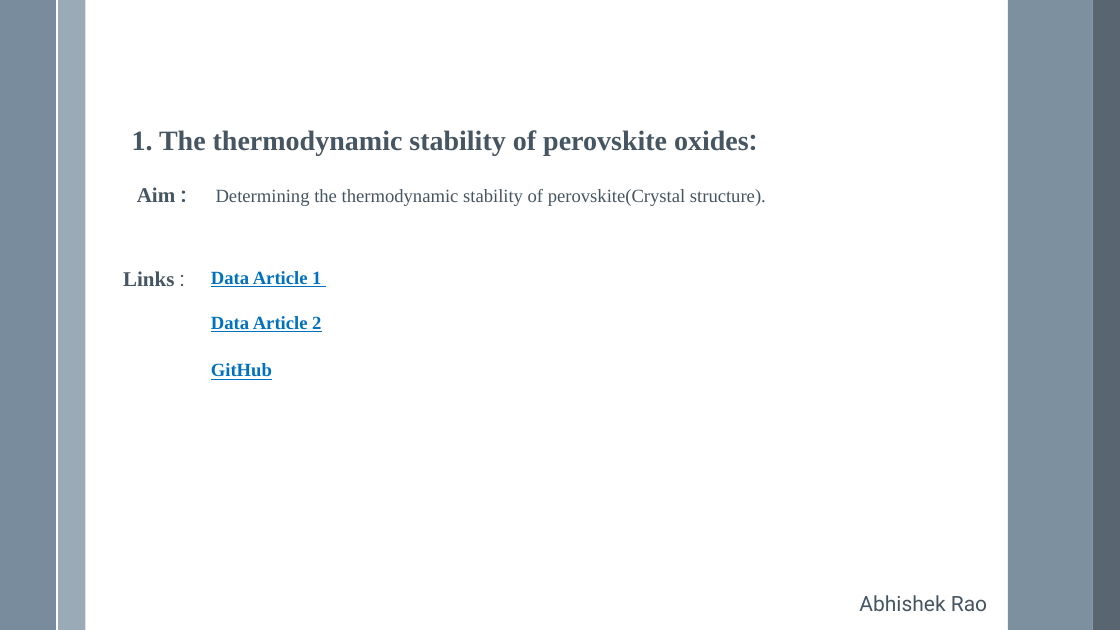
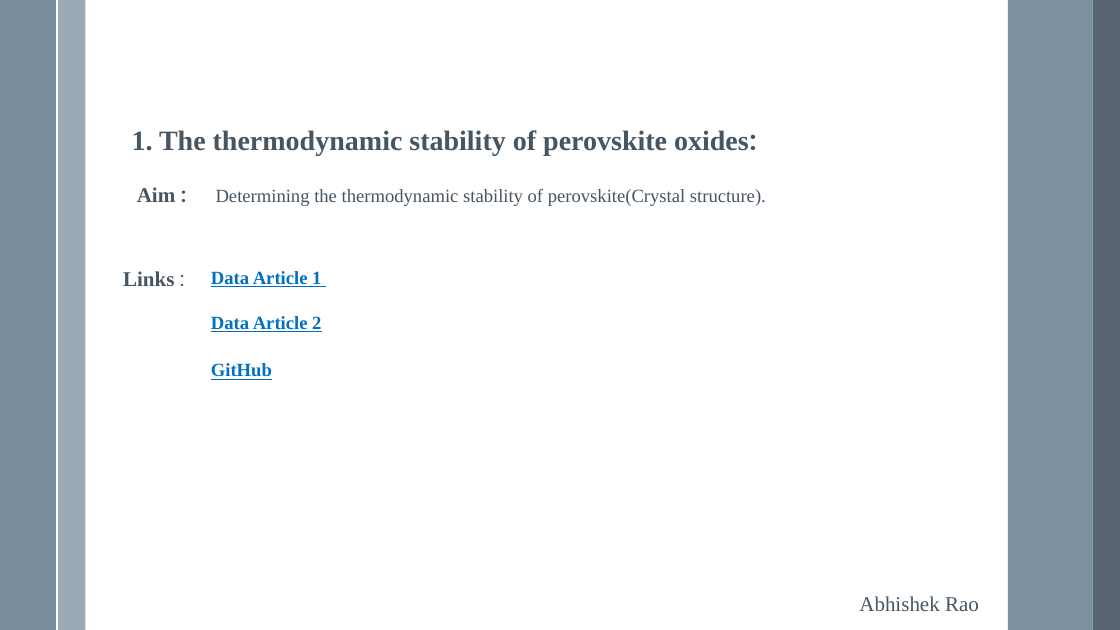
Before and after one commit to VarunBohara/Mini-Project-Documents, a slide deck: slide 6 of Ideas -- v3.0.pptx. Drawn at 1120x630 pixels with LibreOffice and Linux fonts; fonts in the diff are those of the drawing. Boxes give left, top, right and bottom in pixels: in the first picture for what was removed or moved away, otherwise in the second. Text is boxed around its words. In the diff, an @@ line names an element or a change of style, - is before the commit and + after.

```diff
--- a/Ideas -- v3.0.pptx
+++ b/Ideas -- v3.0.pptx
@@ text "Abhishek Rao" at [859,596,979,611]: font Roboto to Times New Roman @@
```
Also in this commit, not shown: 1 other slide changed.
